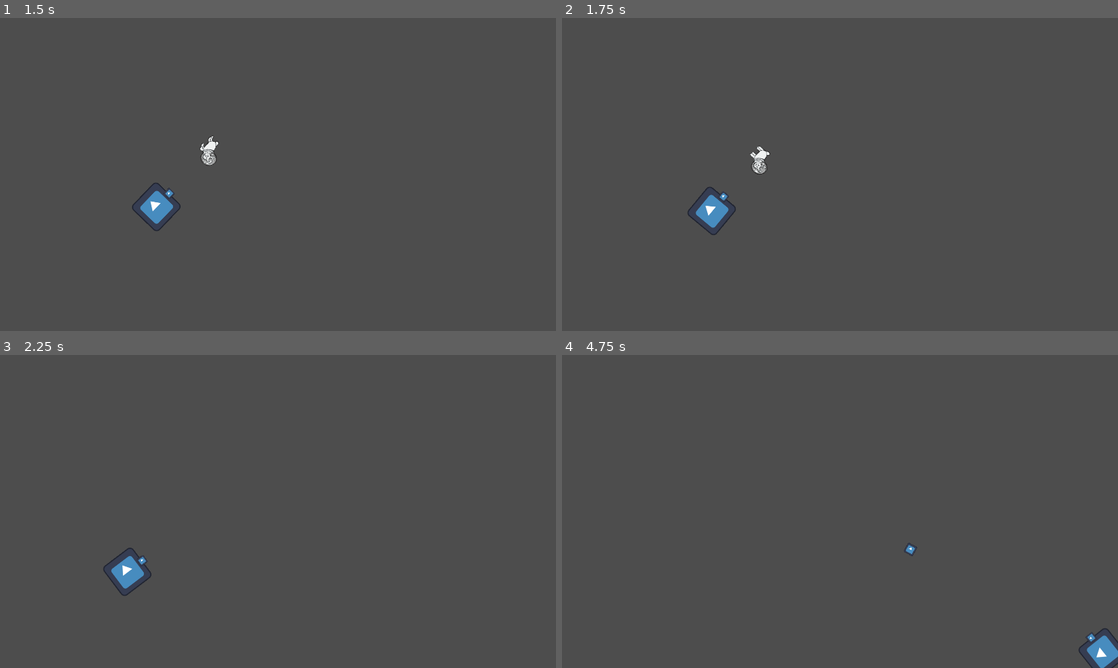
Above: before the commit, frames 1-4 (two rows, left to right).
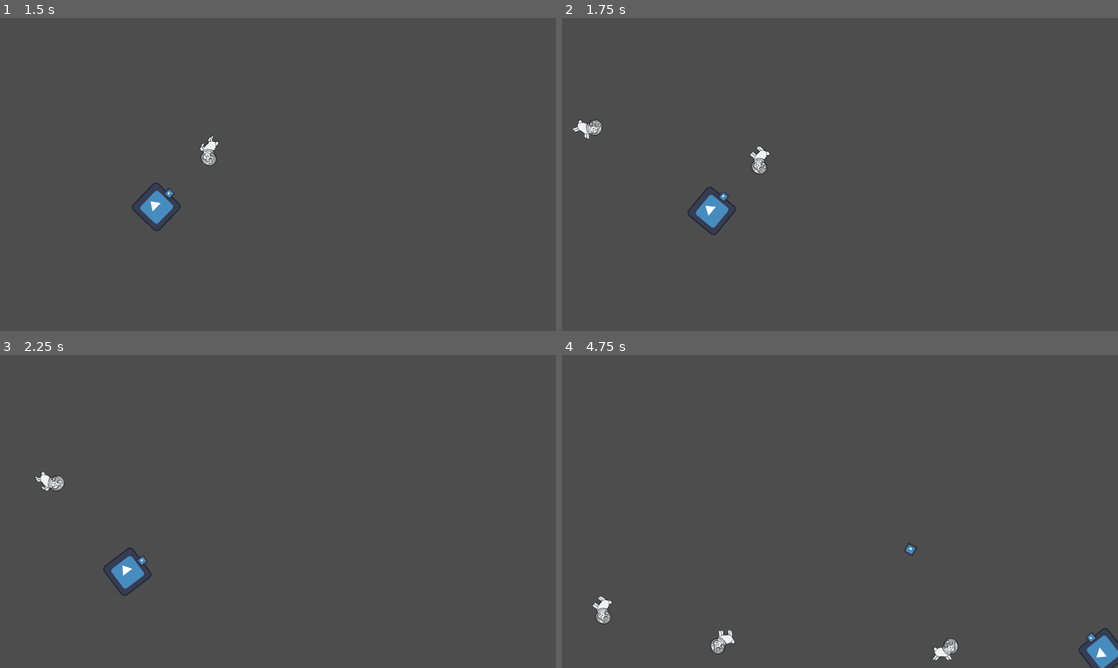
Above: after the commit, the same moments.

Repository: Voolak/Prophecy-of-the-Void
Game: Godot game, scene res://Scenes/LevelModel.tscn
Same seed, same stepped clock (60 frames per second), same inputs: the game is played once before the commit and once after it. The engine's default icon, where the game draws it, is replaced by a stand-in: a white triangle on a blue panel in a dark square.
Inputs (mouse positions are in pixels of both pictures, inside the frame that each line leads up to):
- Up to frame 1 (1.5 s): move the mouse to (400, 158) at 0.52 s; press the mouse at (400, 158) at 0.53 s; hold Right (right) 0.53-1.28 s; move the mouse to (166, 190) at 1.27 s; release the mouse at (166, 190) at 1.28 s; hold Down (down) from 1.28 s (still down); click (166, 190) at 1.35 s
- Up to frame 2 (1.75 s): keep holding Down (down)
- Up to frame 3 (2.25 s): move the mouse to (333, 442) at 2.02 s; release Down (down) at 2.03 s; press the mouse at (333, 442) at 2.03 s; hold Right (right) from 2.03 s (still down)
- Up to frame 4 (4.75 s): move the mouse to (812, 574) at 2.77 s; release Right (right) at 2.78 s; release the mouse at (812, 574) at 2.78 s; hold Up (up) 2.78-3.53 s; click (812, 574) at 2.85 s; move the mouse to (1006, 558) at 3.52 s; press the mouse at (1006, 558) at 3.53 s; hold Left (left) from 3.53 s (still down); move the mouse to (673, 464) at 4.27 s; release the mouse at (673, 464) at 4.28 s; click (673, 464) at 4.35 s

Frame 1 is identical in both runs. In frame 2, 0.2% of the frame differs, in the area x 1-8%, y 32-39%; in frame 3, 0.2%; in frame 4, 0.5%, in the area x 5-72%, y 76-98%.

Commit message:
monster spawn

Diff:
--- a/Scenes/Enemy.tscn
+++ b/Scenes/Enemy.tscn
@@ -1,23 +1,31 @@
-[gd_scene load_steps=5 format=3 uid="uid://jj2nywwopb4e"]
+[gd_scene load_steps=4 format=3 uid="uid://jj2nywwopb4e"]
 
-[ext_resource type="Texture2D" uid="uid://dfslpth8xipwl" path="res://Assets/Sprites/canard-en-caoutchouc.png" id="1_aattb"]
 [ext_resource type="Script" path="res://scripts/Enemy.gd" id="1_sb8q1"]
-[ext_resource type="PackedScene" uid="uid://dpxku0doemq3y" path="res://Scenes/KillZone.tscn" id="2_i525q"]
 
-[sub_resource type="CircleShape2D" id="CircleShape2D_x1bun"]
-radius = 16.0
+[sub_resource type="RectangleShape2D" id="RectangleShape2D_cmcoa"]
+size = Vector2(90, 88)
+
+[sub_resource type="CircleShape2D" id="CircleShape2D_gi5ey"]
+radius = 42.0
 
 [node name="Enemy" type="Node2D"]
 script = ExtResource("1_sb8q1")
 
-[node name="Sprite2D" type="Sprite2D" parent="."]
-position = Vector2(-1, 1)
-scale = Vector2(0.0732422, 0.0732422)
-texture = ExtResource("1_aattb")
+[node name="AnimatedSprite2D" type="AnimatedSprite2D" parent="."]
 
-[node name="KillZone" parent="." instance=ExtResource("2_i525q")]
-HIT_DAMAGE = 1
+[node name="HurtBox" type="Area2D" parent="."]
+position = Vector2(0.5, 0)
+collision_layer = 4
 
-[node name="CollisionShape2D" type="CollisionShape2D" parent="KillZone"]
-position = Vector2(-2, 2)
-shape = SubResource("CircleShape2D_x1bun")
+[node name="CollisionShape2D" type="CollisionShape2D" parent="HurtBox"]
+position = Vector2(2.5, 4)
+shape = SubResource("RectangleShape2D_cmcoa")
+
+[node name="HitBox" type="Area2D" parent="."]
+collision_layer = 0
+collision_mask = 2
+
+[node name="CollisionShape2D" type="CollisionShape2D" parent="HitBox"]
+position = Vector2(3, 5)
+shape = SubResource("CircleShape2D_gi5ey")
+debug_color = Color(0.997488, 0, 0.164827, 0.42)
--- /dev/null
+++ b/Scenes/EnemySpawn.tscn
@@ -0,0 +1,27 @@
+[gd_scene load_steps=4 format=3 uid="uid://dyj4pf7yyxsye"]
+
+[ext_resource type="Script" path="res://Scripts/EnemySpawn.gd" id="1_bgkq2"]
+[ext_resource type="PackedScene" uid="uid://sfu3go1mbjcs" path="res://Scenes/Homing_Ennemies.tscn" id="2_ldcyx"]
+
+[sub_resource type="Curve2D" id="Curve2D_yhlli"]
+_data = {
+"points": PackedVector2Array(0, 0, 0, 0, 2018, -113, 0, 0, 0, 0, 2015, 1168, 0, 0, 0, 0, -109, 1174, 0, 0, 0, 0, -90, -107)
+}
+point_count = 4
+
+[node name="EnemySpawn" type="Path2D"]
+position = Vector2(136.038, 138.201)
+scale = Vector2(0.844382, 0.745144)
+curve = SubResource("Curve2D_yhlli")
+script = ExtResource("1_bgkq2")
+Enemy = ExtResource("2_ldcyx")
+
+[node name="PathFollow2D" type="PathFollow2D" parent="."]
+position = Vector2(-90, -107)
+rotation = -0.00284629
+
+[node name="Timer" type="Timer" parent="."]
+wait_time = 1.5
+autostart = true
+
+[connection signal="timeout" from="Timer" to="." method="_on_timer_timeout"]
--- a/Scenes/Homing_Ennemies.tscn
+++ b/Scenes/Homing_Ennemies.tscn
@@ -1,7 +1,6 @@
-[gd_scene load_steps=12 format=3 uid="uid://sfu3go1mbjcs"]
+[gd_scene load_steps=10 format=3 uid="uid://sfu3go1mbjcs"]
 
 [ext_resource type="Script" path="res://Scripts/HomingEnnemy.gd" id="1_q4556"]
-[ext_resource type="Texture2D" uid="uid://bs1ex4ga6b0bl" path="res://icon.svg" id="2_x1lp0"]
 [ext_resource type="Texture2D" uid="uid://sxok02jjxnuc" path="res://Assets/Sprites/lunar_rabbit.png" id="2_xxym7"]
 
 [sub_resource type="AtlasTexture" id="AtlasTexture_88irr"]
@@ -40,26 +39,18 @@
 "speed": 5.0
 }]
 
-[sub_resource type="CanvasItemMaterial" id="CanvasItemMaterial_i6o4j"]
-blend_mode = 2
-
 [sub_resource type="RectangleShape2D" id="RectangleShape2D_x8ogp"]
 size = Vector2(90, 88)
 
 [sub_resource type="CircleShape2D" id="CircleShape2D_u7jh8"]
 radius = 42.0
 
-[node name="HomingEnnemy" type="Node2D"]
+[node name="HomingEnemy" type="Node2D"]
 script = ExtResource("1_q4556")
 
 [node name="AnimatedSprite2D" type="AnimatedSprite2D" parent="."]
 sprite_frames = SubResource("SpriteFrames_dh0kt")
 autoplay = "default"
-
-[node name="Sprite2D" type="Sprite2D" parent="."]
-visible = false
-material = SubResource("CanvasItemMaterial_i6o4j")
-texture = ExtResource("2_x1lp0")
 
 [node name="HurtBox" type="Area2D" parent="."]
 position = Vector2(0.5, 0)
--- a/Scenes/LevelModel.tscn
+++ b/Scenes/LevelModel.tscn
@@ -1,9 +1,10 @@
-[gd_scene load_steps=5 format=3 uid="uid://cpxoccaoj1f3t"]
+[gd_scene load_steps=6 format=3 uid="uid://cpxoccaoj1f3t"]
 
 [ext_resource type="PackedScene" uid="uid://d2i0ibutk1w5h" path="res://Scenes/Player.tscn" id="1_4xv6i"]
 [ext_resource type="PackedScene" uid="uid://b7bkndo2ht4yw" path="res://Scenes/GameManager.tscn" id="1_cmnsn"]
 [ext_resource type="Script" path="res://Scripts/Enemies.gd" id="3_kkc0p"]
 [ext_resource type="PackedScene" uid="uid://sfu3go1mbjcs" path="res://Scenes/Homing_Ennemies.tscn" id="5_1ny0w"]
+[ext_resource type="PackedScene" uid="uid://dyj4pf7yyxsye" path="res://Scenes/EnemySpawn.tscn" id="5_foc04"]
 
 [node name="LevelModel" type="Node2D"]
 
@@ -24,3 +25,5 @@
 
 [node name="HomingEnnemy2" parent="Enemies" instance=ExtResource("5_1ny0w")]
 position = Vector2(859, 196)
+
+[node name="EnemySpawn" parent="." instance=ExtResource("5_foc04")]
--- a/Scripts/Enemy.gd
+++ b/Scripts/Enemy.gd
@@ -1,6 +1,10 @@
+class_name Enemy
 extends Node2D
 
 @export var hp : int
+@export var speed : int
+
+var velocity = Vector2.ZERO
 
 # Called when the node enters the scene tree for the first time.
 func _ready():
--- /dev/null
+++ b/Scripts/EnemySpawn.gd
@@ -0,0 +1,21 @@
+extends Path2D
+
+@export var nb_enemies := 5
+@onready var timer = $Timer
+@onready var path_follow_2d = $PathFollow2D
+
+@export var Enemy : PackedScene
+
+enum enemy_type {HomingEnemy}
+
+# Called every frame. 'delta' is the elapsed time since the previous frame.
+func _process(delta):
+	pass
+
+
+func _on_timer_timeout():
+	var enemy = Enemy.instantiate()
+	enemy.add_to_group("enemies")
+	owner.add_child(enemy)
+	path_follow_2d.progress_ratio = randf()
+	enemy.global_position = path_follow_2d.global_position
--- a/Scripts/HomingEnnemy.gd
+++ b/Scripts/HomingEnnemy.gd
@@ -1,3 +1,4 @@
+class_name HomingEnemy
 extends Node2D
 
 @export var speed = 200
@@ -11,6 +12,7 @@
 
 func seek():
 	var steer = Vector2.ZERO
+	player = get_tree().get_first_node_in_group("player")
 	if player:
 		var desired = (player.global_position - global_position).normalized() * speed
 		steer = (desired - velocity).normalized() * steer_force
Not shown, added: Scenes/Ene4157.tmp
